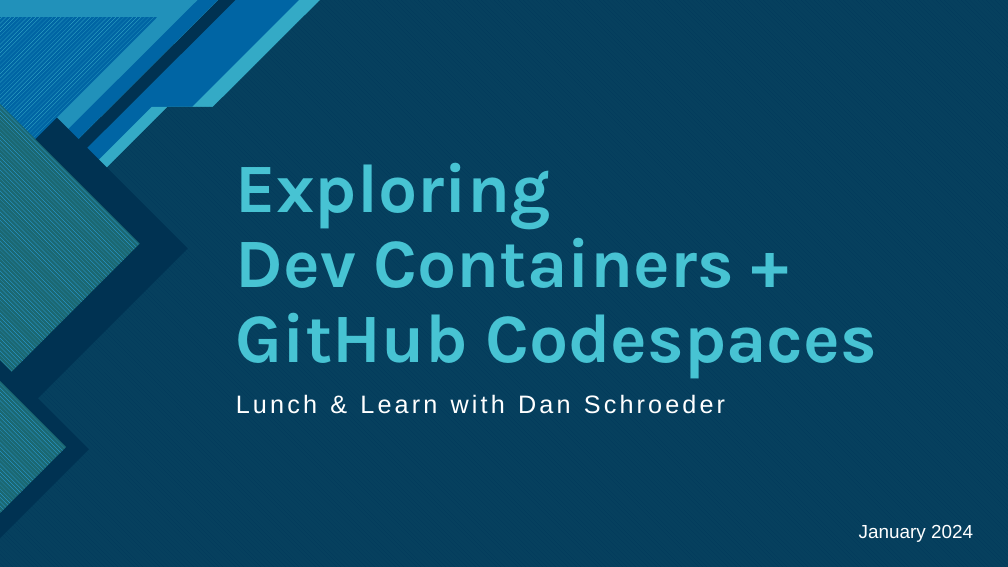
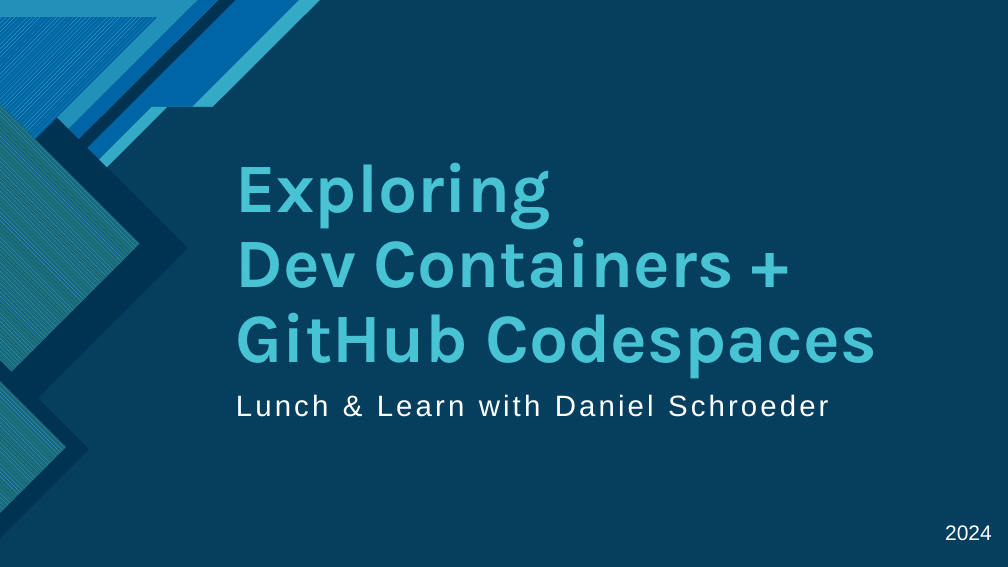
Before and after one commit to deadlydog/Presentation.DevContainersAndGitHubCodespaces, a slide deck: slide 1 of src/Dev Containers and GitHub Codespaces Lunch and Learn.pptx. Drawn at 1008x567 pixels with LibreOffice and Linux fonts; fonts in the diff are those of the drawing. Boxes give left, top, right and bottom in pixels: in the first picture for what was removed or moved away, otherwise in the second. Text is boxed around its words. In the diff, an @@ line names an element or a change of style, - is before the commit and + after.

```diff
--- a/src/Dev Containers and GitHub Codespaces Lunch and Learn.pptx
+++ b/src/Dev Containers and GitHub Codespaces Lunch and Learn.pptx
@@ subtitle at bbox=[236, 394, 828, 417]: text changed; size 24 to 28 pt @@
-Lunch & Learn with Dan Schroeder
+Lunch & Learn with Daniel Schroeder
@@ text at bbox=[945, 525, 992, 541]: text changed; size 18 to 20 pt @@
-January 2024
+2024
```
Also in this commit, not shown: 18 other slides changed, 2 slides added, 1 slide removed.
